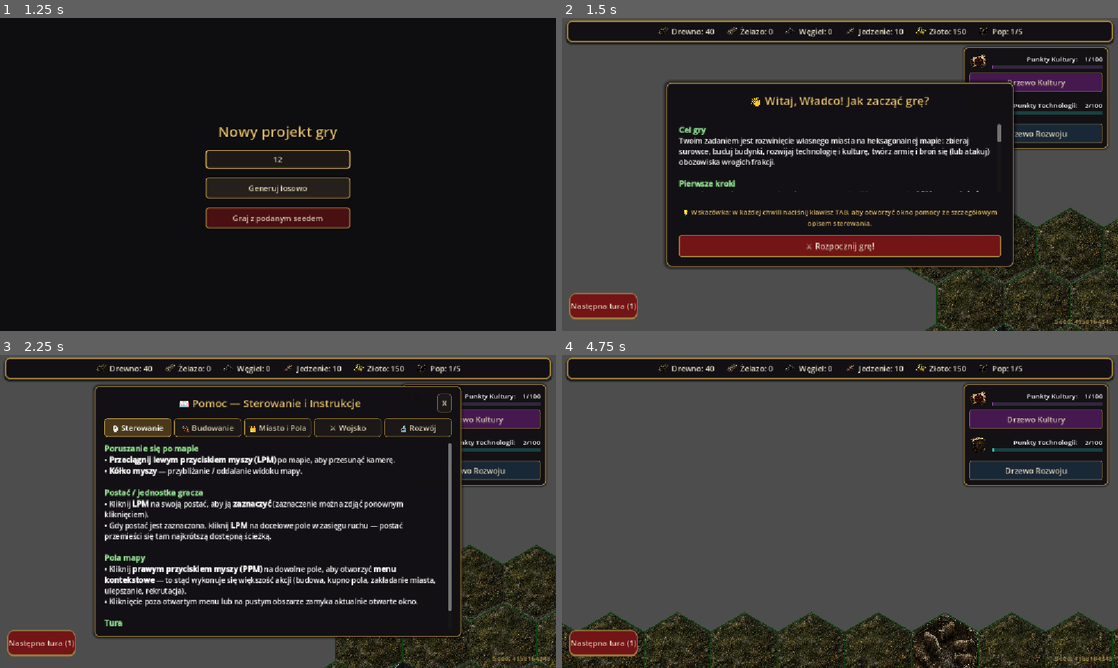
Above: before the commit, frames 1-4 (two rows, left to right).
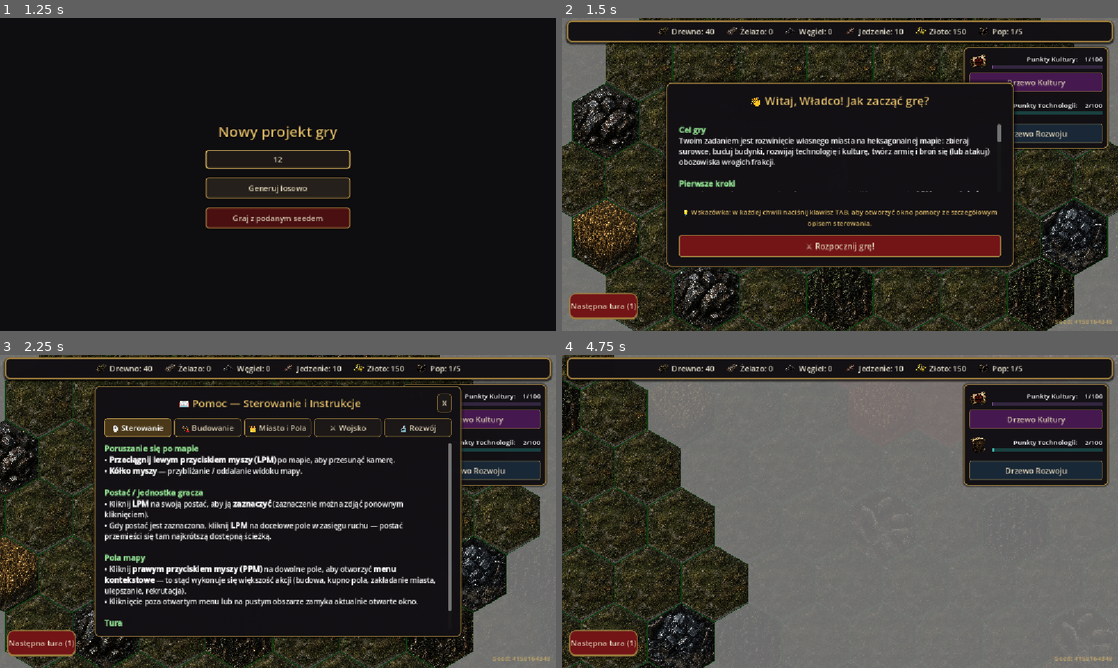
Above: after the commit, the same moments.

Repository: matiok35/nowy-projekt-gry
Game: Godot game, scene res://ui/main_menu.tscn
The game is run twice, just before and just after one commit, with the same random seed, the same clock (stepped at 60 frames per second) and the same inputs.
Inputs (mouse positions are in pixels of both pictures, inside the frame that each line leads up to):
- Up to frame 1 (1.25 s): click (278, 158) at 0.52 s; type "12" at 0.6 s
- Up to frame 2 (1.5 s): click "Generuj losowo" at 1.25 s
- Up to frame 3 (2.25 s): tap Enter at 2 s; move the mouse to (400, 495) at 2.02 s; hold Right (ui_right) from 2.03 s (still down); tap Tab at 2.1 s; click (400, 495) at 2.17 s
- Up to frame 4 (4.75 s): release Right (ui_right) at 2.75 s; drag from (728, 527) to (801, 583) at 2.77 s; tap Space at 3.5 s; move the mouse to (895, 442) at 3.52 s; hold Right (ui_right) 3.53-4.25 s; tap Tab at 3.6 s; click (895, 442) at 3.67 s; drag from (812, 574) to (695, 642) at 4.27 s

Frame 1 is identical in both runs. In frame 2, 43% of the frame differs, in the area x 0-100%, y 0-100%; in frame 3, 30%; in frame 4, 81%.

Commit message:
dodanie fog of war i wycentrowanie kamery na postac przy ladowaniu gry

Diff:
--- a/entities/character/character.gd
+++ b/entities/character/character.gd
@@ -7,7 +7,8 @@
 const MOVE_SPEED: float = 200.0
 const ARRIVAL_THRESHOLD: float = 4.0
 
-@export var move_range: int = 4
+@export var move_range: int = 5
+var moves_left: int = 5
 
 var selected: bool = false
 var _sprite: Sprite2D
@@ -44,6 +45,9 @@
 
 func _on_economy_updated(_balances: Dictionary, _turn: int, _b: String) -> void:
 	_update_army_label()
+	moves_left = move_range
+	if get_parent() and get_parent().has_method("update_fog_of_war"):
+		get_parent().update_fog_of_war()
 
 # Przypisuje jednostki (dictionary z EconomyManager.player_army) do armii generała.
 func assign_army(units: Array) -> void:
@@ -98,6 +102,8 @@
 
 	if to_target.length() < ARRIVAL_THRESHOLD:
 		path.pop_front()
+		if get_parent() and get_parent().has_method("update_fog_of_war"):
+			get_parent().update_fog_of_war()
 		if path.is_empty():
 			set_selected(false)
 	else:
--- a/scenes/game_world.gd
+++ b/scenes/game_world.gd
@@ -18,6 +18,8 @@
 var camp_territory_overlays: Dictionary = {}
 var fraction_data: Dictionary = {}
 var territory_overlays: Dictionary = {}
+var fog_overlays: Dictionary = {}
+var explored_tiles: Dictionary = {}
 var last_expansion_turn: int = 1
 
 var map_container: Node2D
@@ -54,8 +56,12 @@
 		if cell_to_world.has(start_pos):
 			character.global_position = cell_to_world[start_pos]
 		character.city_creation_requested.connect(_on_character_city_creation_requested)
+		var cam = get_node_or_null("StrategyCamera")
+		if cam:
+			cam.global_position = character.global_position
 	EconomyManager.economy_updated.connect(_on_economy_turn_changed)
 	EconomyManager.unit_training_complete.connect(_on_unit_training_complete)
+	update_fog_of_war()
 
 func generate_map() -> void:
 	var sizes = ["Małe", "Średnie", "Duże"]
@@ -262,6 +268,13 @@
 	var collision = CollisionPolygon2D.new()
 	collision.polygon = points
 	area.add_child(collision)
+
+	var fog_poly = Polygon2D.new()
+	fog_poly.polygon = points
+	fog_poly.color = Color(0.5, 0.5, 0.5, 0.85) # Szary overlay, 85% opacity
+	fog_poly.z_index = 4 # Poniżej badge (z_index=5), ale nad płytką
+	area.add_child(fog_poly)
+	fog_overlays[pos] = fog_poly
 
 	var label = _create_building_badge(area)
 	label_nodes[pos] = label
@@ -732,6 +745,8 @@
 	if character and character.selected and cell_to_id.has(pos):
 		var world_path = get_world_path_to(pos)
 		if not world_path.is_empty():
+			var steps = world_path.size() - 1
+			character.moves_left -= steps
 			character.follow_path(world_path)
 
 func build_astar_graph() -> void:
@@ -765,7 +780,7 @@
 	if not cell_to_id.has(start_pos) or not cell_to_id.has(target_pos): return []
 	var id_path: PackedInt64Array = astar.get_id_path(cell_to_id[start_pos], cell_to_id[target_pos])
 	if id_path.is_empty(): return []
-	var max_steps: int = mini(id_path.size(), character.move_range + 1)
+	var max_steps: int = mini(id_path.size(), character.moves_left + 1)
 	var world_path: Array[Vector2] = []
 	for i in range(max_steps): world_path.append(astar.get_point_position(id_path[i]))
 	return world_path
@@ -792,3 +807,24 @@
 		draw_path_line(get_world_path_to(hovered_pos))
 	else:
 		path_line.clear_points()
+
+func update_fog_of_war() -> void:
+	if not character: return
+	var char_cell = world_to_nearest_cell(character.global_position)
+	for pos in tile_nodes:
+		var dist = HexUtils.get_distance(pos, char_cell)
+		var tile_area = tile_nodes[pos]
+		tile_area.modulate = Color(1.0, 1.0, 1.0, 1.0) # Resetujemy modulate
+
+		var fog = fog_overlays.get(pos)
+		if not fog: continue
+
+		if dist <= 4:
+			explored_tiles[pos] = true
+			fog.visible = false
+		elif explored_tiles.has(pos):
+			fog.visible = true
+			fog.color = Color(0.5, 0.5, 0.5, 0.45) # Częściowo przezroczysty szary
+		else:
+			fog.visible = true
+			fog.color = Color(0.5, 0.5, 0.5, 0.85) # Mocno nieprzezroczysty szary
